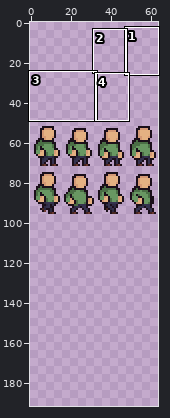
Pixel-art file, stored at resources/character.aseprite. Above, an overview of the earlier version with the close-up marked.
Close-up. First the earlier version:
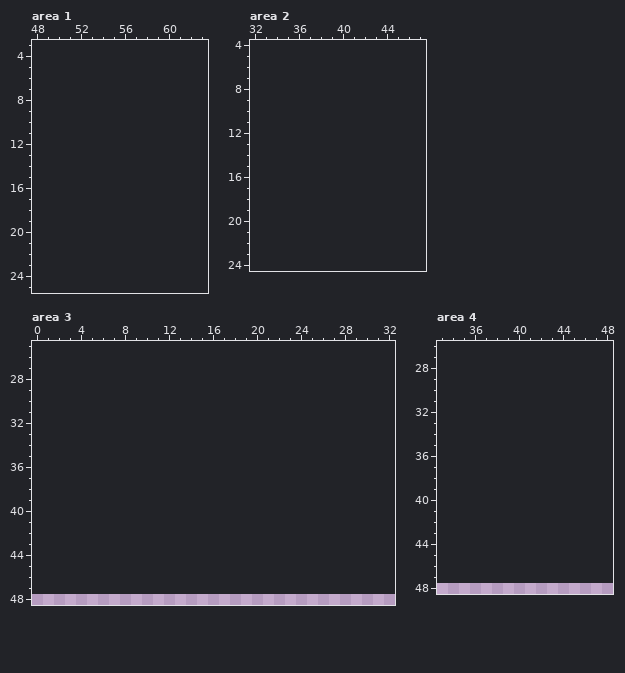
128x96 pixels, 1 frame. Shown: area 1: x 48..63, y 3..25; area 2: x 32..47, y 4..24; area 3: x 0..32, y 25..48; area 4: x 33..48, y 26..48. The old version is drawn lined up with the new one, on the new canvas. The commit also changed other parts of the picture, which this record leaves out.
The same view after the edit:
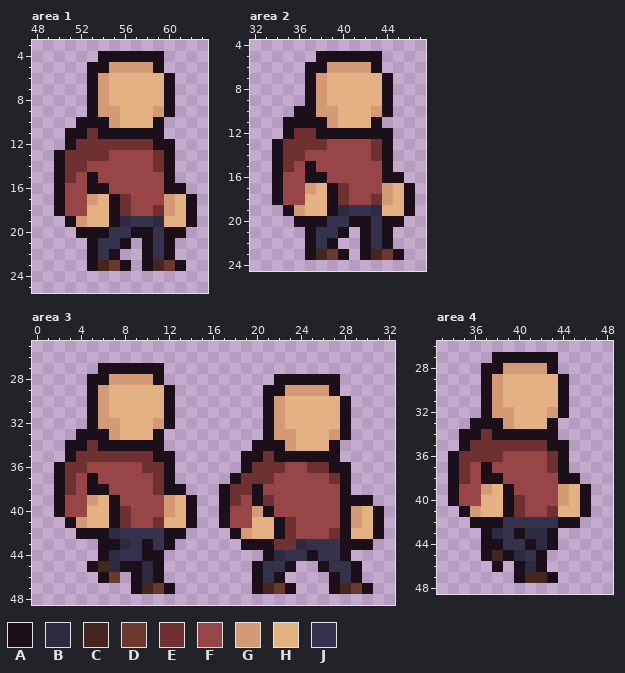
Palette (. is transparent): A #1b0f1a  B #2d2a41  C #47251f  D #6b372f  E #6e3031  F #974546  G #d49975  H #e4b182  J #35324e
The edit:
canvas 128x96 -> 64x192, the old top-left corner now at 0,48 (the part of the old canvas that was cut away was empty and is not shown)
Area 1:
y 4: x 54..59 ...... -> AAAAAA
y 5: x 53..59 ....... -> AAGGGGA
y 6..8: x 53..60 ........ -> AGHHHHHA
y 9: x 53..60 ........ -> AGGHHHGA
y 10: x 52..59 ........ -> AAAGHHHA
y 11: x 51..59 ......... -> AAEAAAAAA
y 12: x 51..60 .......... -> AEEEEEEEAA
y 13: x 50..60 ........... -> AEEEEFFFFEA
y 14: x 50..60 ........... -> AEEFFFFFFEA
y 15: x 50..60 ........... -> AEFAFFFFFFA
y 16: x 50..61 ............ -> AFFAAFFFFFAA
y 17: x 50..62 ............. -> AFFGHAEFFFGHA
y 18: x 50..62 ............. -> AFFHHAEFFEGHA
y 19: x 51..62 ............ -> AGHHABJJBHHA
y 20: x 52..61 .......... -> AAAJJAAJAA
y 21: x 53..56 .... -> AJJA; x 58..60 ... -> AJA
y 22: x 53..55 ... -> AJA; x 58..60 ... -> AJA
y 23: x 53..56 .... -> ACDA; x 58..61 .... -> ACDA
Area 2:
y 5: x 38..43 ...... -> AAAAAA
y 6: x 37..43 ....... -> AAGGGGA
y 7..9: x 37..44 ........ -> AGHHHHHA
y 10: x 36..44 ......... -> AAGGHHHGA
y 11: x 35..43 ......... -> AAAAGHHHA
y 12: x 35..44 .......... -> AEEAAAAAAA
y 13: x 34..44 ........... -> AEEEEFFFFEA
y 14: x 34..44 ........... -> AEEFFFFFFEA
y 15: x 34..44 ........... -> AEFAFFFFFFA
y 16: x 34..45 ............ -> AFFAAFFFFFAA
y 17: x 34..46 ............. -> AFFGHAEFFFGHA
y 18: x 34..46 ............. -> AFFHHAEFFEGHA
y 19: x 35..46 ............ -> AGHHABJJBHHA
y 20: x 36..45 .......... -> AAAJJAAJAA
y 21: x 37..40 .... -> AJJA; x 42..44 ... -> AJA
y 22: x 37..39 ... -> AJA; x 42..44 ... -> AJA
y 23: x 37..40 .... -> ACDA; x 42..45 .... -> ACDA
Area 3:
y 27: x 6..11 ...... -> AAAAAA
y 28: x 5..11 ....... -> AAGGGGA; x 22..27 ...... -> AAAAAA
y 29: x 5..12 ........ -> AGHHHHHA; x 21..27 ....... -> AAGGGGA
y 30..31: x 5..12 ........ -> AGHHHHHA; x 21..28 ........ -> AGHHHHHA
y 32: x 5..12 ........ -> AGGHHHGA; x 21..28 ........ -> AGHHHHHA
y 33: x 4..11 ........ -> AAAGHHHA; x 21..28 ........ -> AGGHHHGA
y 34: x 3..11 ......... -> AAEAAAAAA; x 20..27 ........ -> AAAGHHHA
y 35: x 3..12 .......... -> AEEEEEEEAA; x 19..27 ......... -> AAEAAAAAA
y 36: x 2..12 ........... -> AEEFFFFFEEA; x 19..28 .......... -> AEEEFFEEAA
y 37: x 2..12 ........... -> AEFAFFFFFEA; x 18..28 ........... -> AEEEFFFFFEA
y 38: x 2..13 ............ -> AEFAAFFFFEAA; x 17..28 ............ -> AEEAFFFFFFFA
y 39: x 2..14 ............. -> AFFGHAFFFFGHA; x 17..30 .............. -> AEFAEFFFFFFAAA
y 40: x 2..14 ............. -> AFFHHAEFFFGHA; x 17..31 ............... -> AFFGAFFFFFFAGHA
y 41: x 3..14 ............ -> AGHHAEFFEHHA; x 17..31 ............... -> AFFHHAEFFFFAGHA
y 42: x 4..13 .......... -> AAABJJJJAA; x 18..31 .............. -> AGHHAEFFFEAHHA
y 43: x 6..12 ....... -> AABJAJA; x 19..30 ............ -> AAAEEBJJJAAA
y 44: x 6..11 ...... -> ABJJAA; x 21..28 ........ -> ABJJAJJA
y 45: x 5..11 ....... -> ACBAABA; x 20..23 .... -> AJJA; x 26..29 .... -> AJJA
y 46: x 6..7 .. -> AD; x 9..11 ... -> ABA; x 20..22 ... -> AJA; x 27..29 ... -> AJA
y 47: x 9..12 .... -> ACDA; x 20..23 .... -> ACDA; x 27..30 .... -> ACDA
Area 4:
y 27: x 38..43 ...... -> AAAAAA
y 28: x 37..43 ....... -> AAGGGGA
y 29..31: x 37..44 ........ -> AGHHHHHA
y 32: x 37..44 ........ -> AGGHHHGA
y 33: x 36..43 ........ -> AAAGHHHA
y 34: x 35..43 ......... -> AAEAAAAAA
y 35: x 35..44 .......... -> AEEEEEEEAA
y 36: x 34..44 ........... -> AEEEEFFFFEA
y 37: x 34..44 ........... -> AEFAFFFFFEA
y 38: x 34..45 ............ -> AEFAAFFFFFAA
y 39: x 34..46 ............. -> AFFGHAFFFFGHA
y 40: x 34..46 ............. -> AFFHHAEFFFGHA
y 41: x 35..46 ............ -> AGHHAEFFEHHA
y 42: x 36..45 .......... -> AAAJJJJJAA
y 43: x 37..43 ....... -> ABJABBA
y 44: x 37..43 ....... -> AAJJABA
y 45: x 37..42 ...... -> ACABJA
y 46: x 38 . -> A; x 40..42 ... -> ABA
y 47: x 40..43 .... -> ACCA
Where, in picture pixels (left, top, right, bottom), the same in both close-ups:
added: (54, 51, 197, 271)
added: (272, 51, 415, 260)
added: (54, 363, 384, 594)
added: (448, 352, 591, 583)
